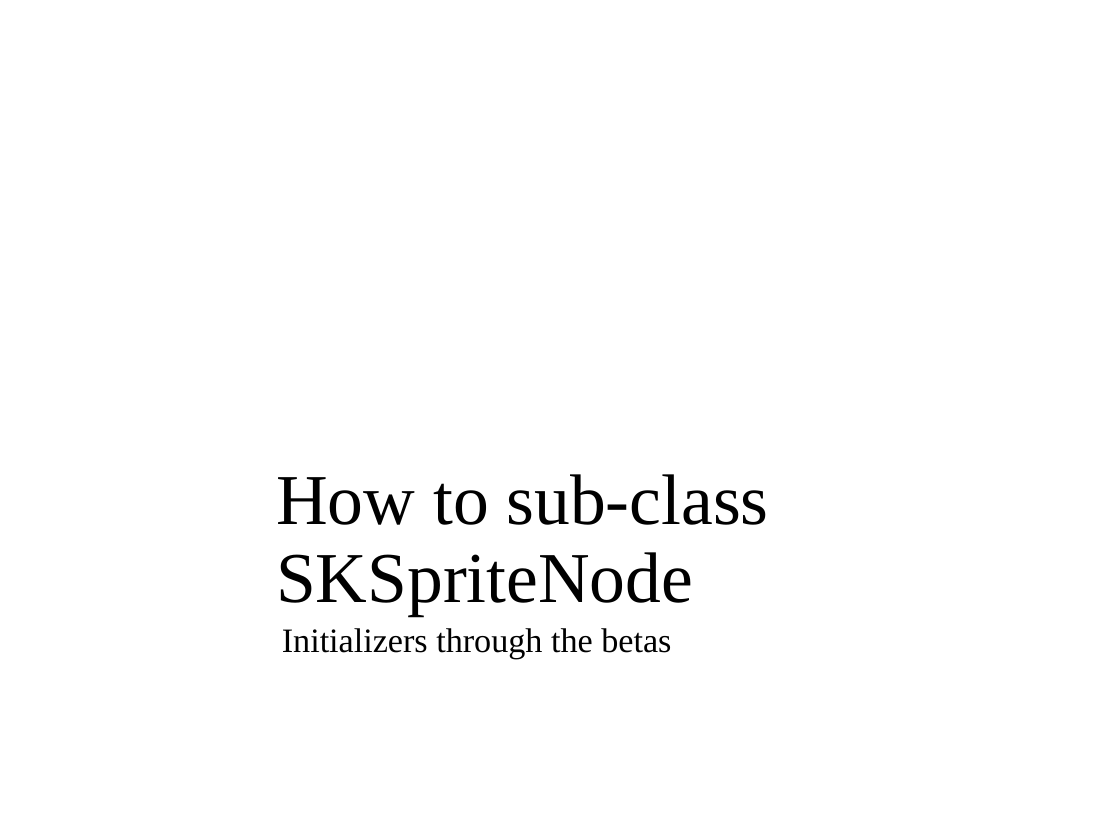
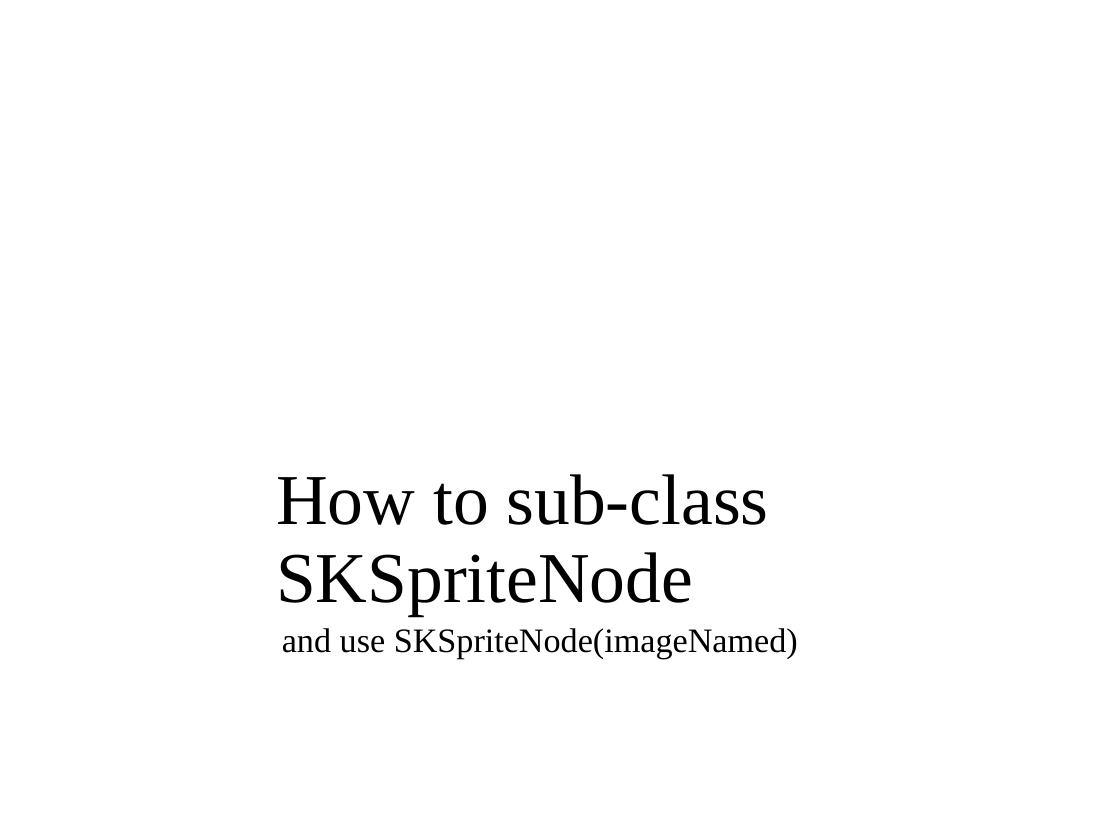
Before and after one commit to petebarber/Misc, a slide deck: slide 1 of HowToSubClassSKSpriteNode/How to subclass SKSpriteNode.pptx. Drawn at 1120x840 pixels with LibreOffice and Linux fonts; fonts in the diff are those of the drawing; background and template pictures are left out. Boxes give left, top, right and bottom in pixels: in the first picture for what was removed or moved away, otherwise in the second. Text is boxed around its words. In the diff, an @@ line names an element or a change of style, - is before the commit and + after.

Commit message:
Updated PPT.

```diff
--- a/HowToSubClassSKSpriteNode/How to subclass SKSpriteNode.pptx
+++ b/HowToSubClassSKSpriteNode/How to subclass SKSpriteNode.pptx
@@ subtitle at (282, 628, 798, 659): text changed @@
-Initializers through the betas
+and use SKSpriteNode(imageNamed)
```
Also in this commit, not shown: 1 other slide changed, 2 other files.
